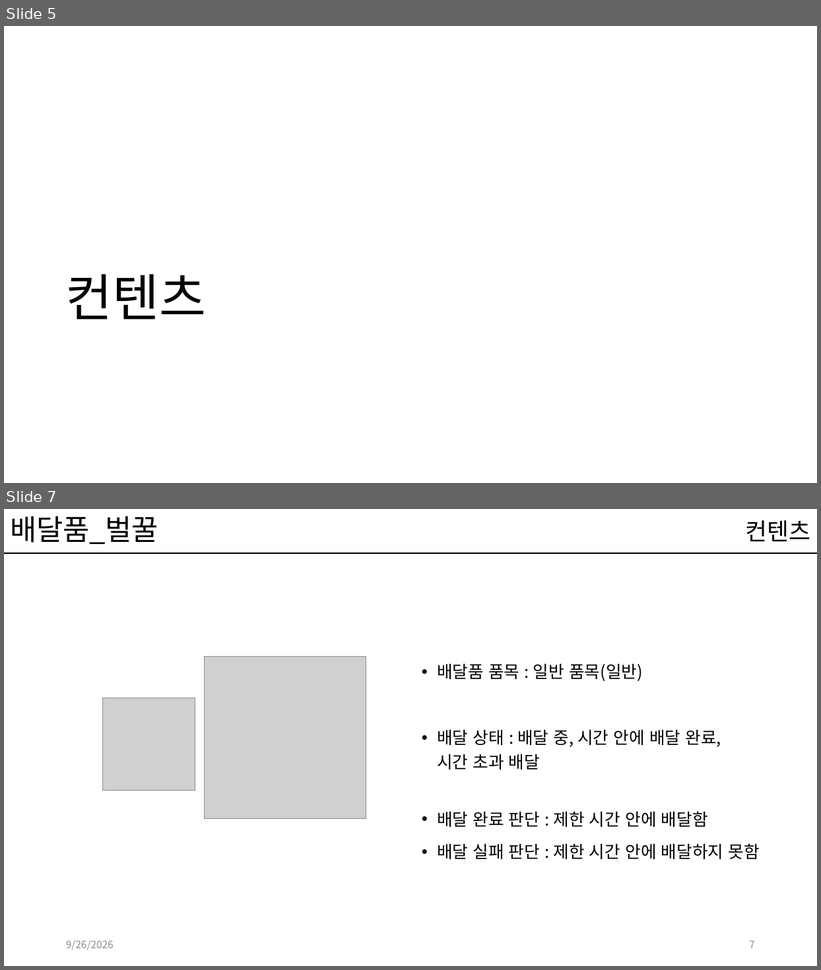
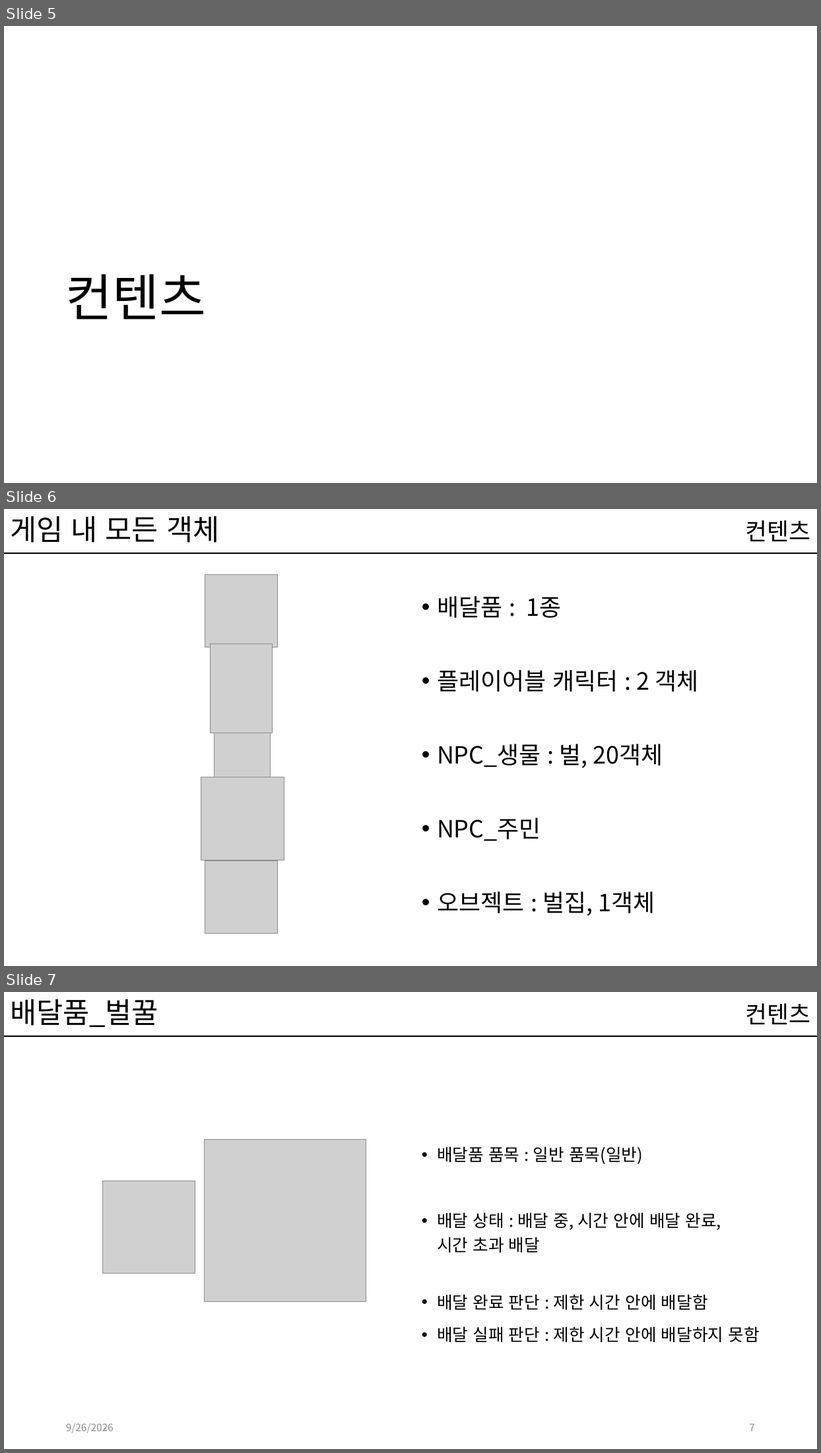
Before and after one commit to kwakyerin/2026_Graduation_Project, a slide deck: documents/HyunahKwon/design/designing/for_teammates/프로토타입_기획.pptx. Shown one above the other, each under a label of ours: slides 5 and 7 before the commit, slides 5, 6 and 7 after it; the slides between them are not shown. The pictures are 821x970 and 821x1453 pixels, drawn with LibreOffice and Linux fonts; fonts in the diff are those of the drawing; grey boxes stand for pictures. Boxes give left, top, right and bottom in pixels: in the first picture for what was removed or moved away, otherwise in the second. Text is boxed around its words. In the diff, an @@ line names an element or a change of style, - is before the commit and + after.

Commit message:
프로토타입 내 객체 정리

```diff
--- a/documents/HyunahKwon/design/designing/for_teammates/프로토타입_기획.pptx
+++ b/documents/HyunahKwon/design/designing/for_teammates/프로토타입_기획.pptx
@@ slide 6 added at <box>4,509,817,966</box>, background #FFFFFF; not listed: 1 template element that a slide beside it also shows @@
@@ title added at <box>10,516,219,543</box>, 34 pt, text #000000 @@
+게임 내 모든 객체
@@ text added at <box>746,520,811,541</box>, 28 pt, text #000000 @@
+컨텐츠
@@ picture added at <box>205,574,278,648</box> @@
@@ text added at <box>437,596,698,916</box>, 28 pt, text #000000 @@
+• 배달품 : 1종
+• 플레이어블 캐릭터 : 2 객체
+• NPC_생물 : 벌, 20객체
+• NPC_주민
+• 오브젝트 : 벌집, 1객체
@@ picture added at <box>210,644,273,733</box> @@
@@ picture added at <box>215,733,271,789</box> @@
@@ picture added at <box>201,778,284,861</box> @@
@@ picture added at <box>205,861,278,934</box> @@
```
Also in this commit, not shown: 1 slide removed.
